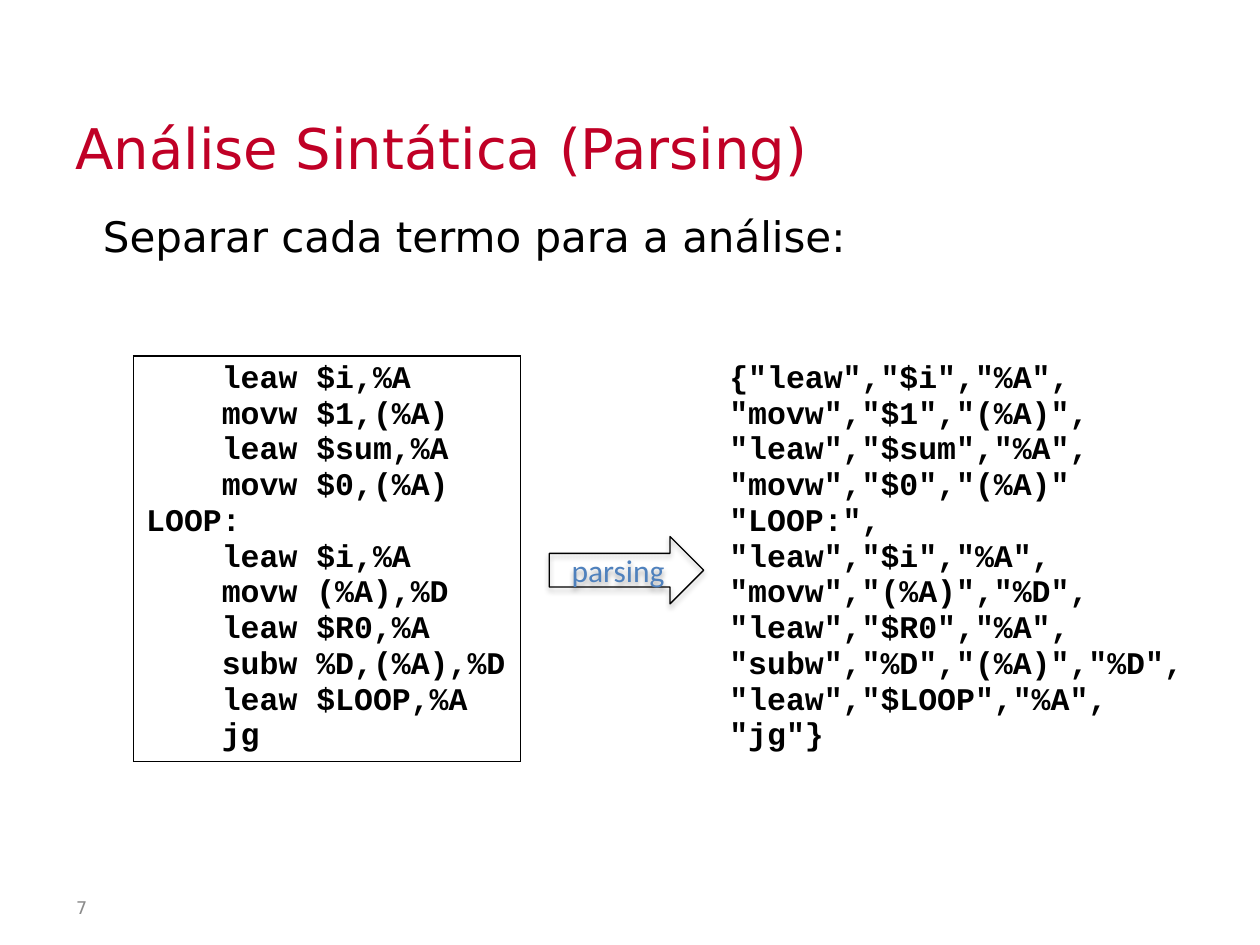
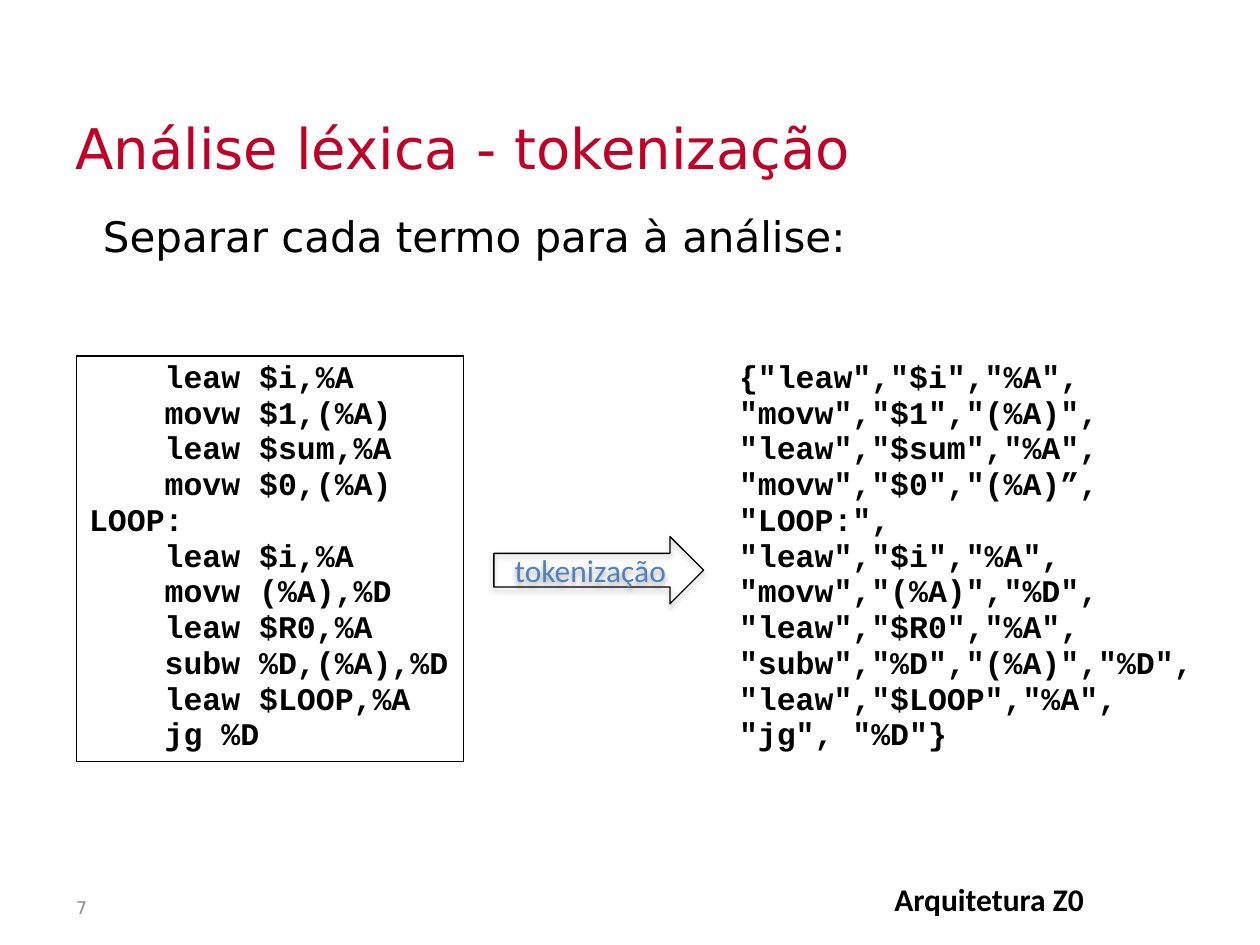
Before and after one commit to Insper/bits-e-proc, a slide deck: slide 7 of docs-src/slides/conteudoAssembler.pptx. Drawn at 1260x945 pixels with LibreOffice and Linux fonts; fonts in the diff are those of the drawing; background and template pictures are left out. Boxes give left, top, right and bottom in pixels: in the first picture for what was removed or moved away, otherwise in the second. Text is boxed around its words. In the diff, an @@ line names an element or a change of style, - is before the commit and + after.

```diff
--- a/docs-src/slides/conteudoAssembler.pptx
+++ b/docs-src/slides/conteudoAssembler.pptx
@@ title at [75,124,850,180]: text changed @@
-Análise Sintática (Parsing)
+Análise léxica - tokenização
@@ text at [103,218,845,261]: text changed @@
-Separar cada termo para a análise:
+Separar cada termo para à análise:
@@ table at [77,357,464,785] @@
-row 1, column 1: leaw $i,%A / movw $1,(%A) / leaw $sum,%A / movw $0,(%A) / LOOP: / leaw $i,%A / movw (%A),%D / leaw $R0,%A / subw %D,(%A),%D / leaw $LOOP,%A / jg
+row 1, column 1: leaw $i,%A / movw $1,(%A) / leaw $sum,%A / movw $0,(%A) / LOOP: / leaw $i,%A / movw (%A),%D / leaw $R0,%A / subw %D,(%A),%D / leaw $LOOP,%A / jg %D
@@ table: place and size @@
-table at [134,357,520,785]
+table at [77,357,464,785]
@@ table at [727,357,1218,785] @@
@@ row 1, column 1: "{"leaw","$i","%A", / "movw","$1","(%A)", / "leaw","$sum","%A", / "movw","$0","(%A)" / "LOOP:", / "leaw","$i","%A", / "movw","(%A)","%D", / "leaw","$R0","%A", / "subw","%D","(%A)","%D", / "leaw","$LOOP","%A", / "jg"}" to "{"leaw","$i","%A", / "movw","$1","(%A)", / "leaw","$sum","%A", / "movw","$0","(%A)”, / "LOOP:", / "leaw","$i","%A", / "movw","(%A)","%D", / "leaw","$R0","%A", / "subw","%D","(%A)","%D", / "leaw","$LOOP","%A", / "jg", "%D"}" @@
@@ table: place and size @@
-table at [717,357,1208,785]
+table at [727,357,1218,785]
@@ right arrow "tokenização": place and size @@
-right arrow "tokenização" at [549,537,703,604]
+right arrow "tokenização" at [494,537,703,604]
@@ text in right arrow at [515,560,666,588]: text changed @@
-parsing
+tokenização
@@ text added at [894,889,1084,916], 18 pt, text #000000, bold @@
+Arquitetura Z0
```
Also in this commit, not shown: 14 other slides changed, 2 other files.
